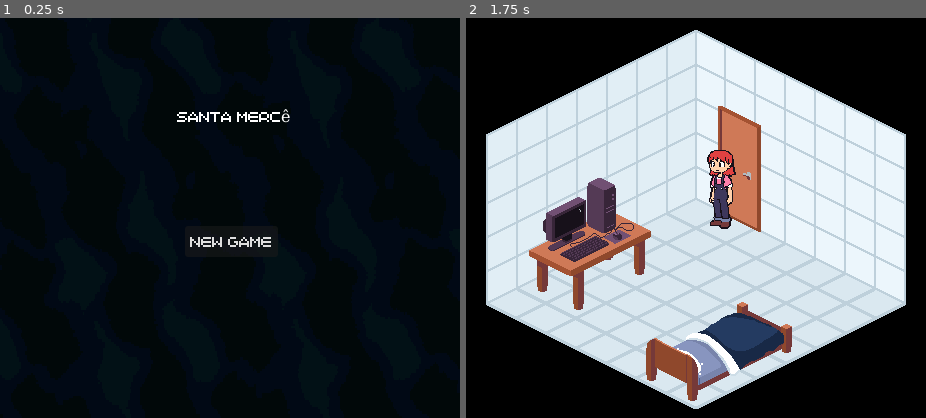
Above: before the commit, frames 1-2 (left to right).
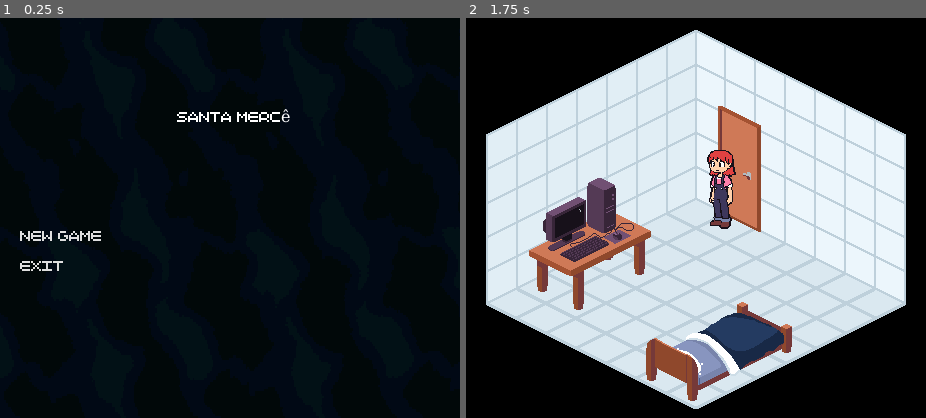
Above: after the commit, the same moments.

Repository: andcolatto/Repository-Santa-Merc-
Game: Godot game, scene res://Scenes/Menu.tscn
Two runs of this game, one before a commit and one after it. Both use one fixed random seed, a clock stepped at 60 frames per second and the inputs below.
Inputs:
- Up to frame 1 (0.25 s): no input
- Up to frame 2 (1.75 s): click "New Game" at 0.5 s; click "New Game" at 1.25 s

The runs differ from the first frame. In frame 1, 0.5% of the frame differs, in the area x 4-59%, y 53-64%; in frame 2, nothing differs.

Commit message:
menu rework

Diff:
--- a/Santa Mercê/project/Scenes/Menu.tscn
+++ b/Santa Mercê/project/Scenes/Menu.tscn
@@ -151,7 +151,7 @@
 
 [node name="menubackground" type="AnimatedSprite2D" parent="MenuHUD" unique_id=1859514598]
 modulate = Color(0.021373399, 0.31452218, 0.39521667, 1)
-position = Vector2(230.75, 202.13861)
+position = Vector2(224, 200.00002)
 scale = Vector2(-1.5571932, 2.2510726)
 sprite_frames = SubResource("SpriteFrames_ry7xe")
 animation = &"menuAnimation"
@@ -167,12 +167,22 @@
 label_settings = SubResource("LabelSettings_vko3y")
 
 [node name="NG" type="Button" parent="MenuHUD" unique_id=320542299]
-offset_left = 185.0
+offset_left = 16.0
 offset_top = 208.0
-offset_right = 278.0
-offset_bottom = 239.0
+offset_right = 106.0
+offset_bottom = 227.0
 theme_override_fonts/font = ExtResource("2_6pedr")
 text = "New Game"
+flat = true
+
+[node name="exit" type="Button" parent="MenuHUD" unique_id=1558098557]
+offset_left = 16.0
+offset_top = 232.0
+offset_right = 68.0
+offset_bottom = 263.0
+theme_override_fonts/font = ExtResource("2_6pedr")
+text = "exit"
+flat = true
 
 [node name="Camera2D" type="Camera2D" parent="." unique_id=642123136]
 position = Vector2(230, 200)
--- a/Santa Mercê/project/Scripts/Menu/menu_hud.gd
+++ b/Santa Mercê/project/Scripts/Menu/menu_hud.gd
@@ -1,6 +1,8 @@
 extends CanvasGroup
 
 @onready var NGb = $NG # is a variable for get New Game button
+@onready var Entersfx = $"../Enter"
+@onready var exitbtn = $exit
 @onready var ESFX = $"../NewGame"
 @onready var SeFX = $"../Select"
 @onready var cam2D = $"../Camera2D"
@@ -17,4 +19,10 @@
 		await get_tree().create_timer(1).timeout
 		get_tree().change_scene_to_file("res://Scenes/debug.tscn") #Simple Script for change scenes
 
+
+	if exitbtn.button_pressed:
+		Entersfx.play()
+		await get_tree().create_timer(0.50).timeout
+		get_tree().quit()
+
 	pass
